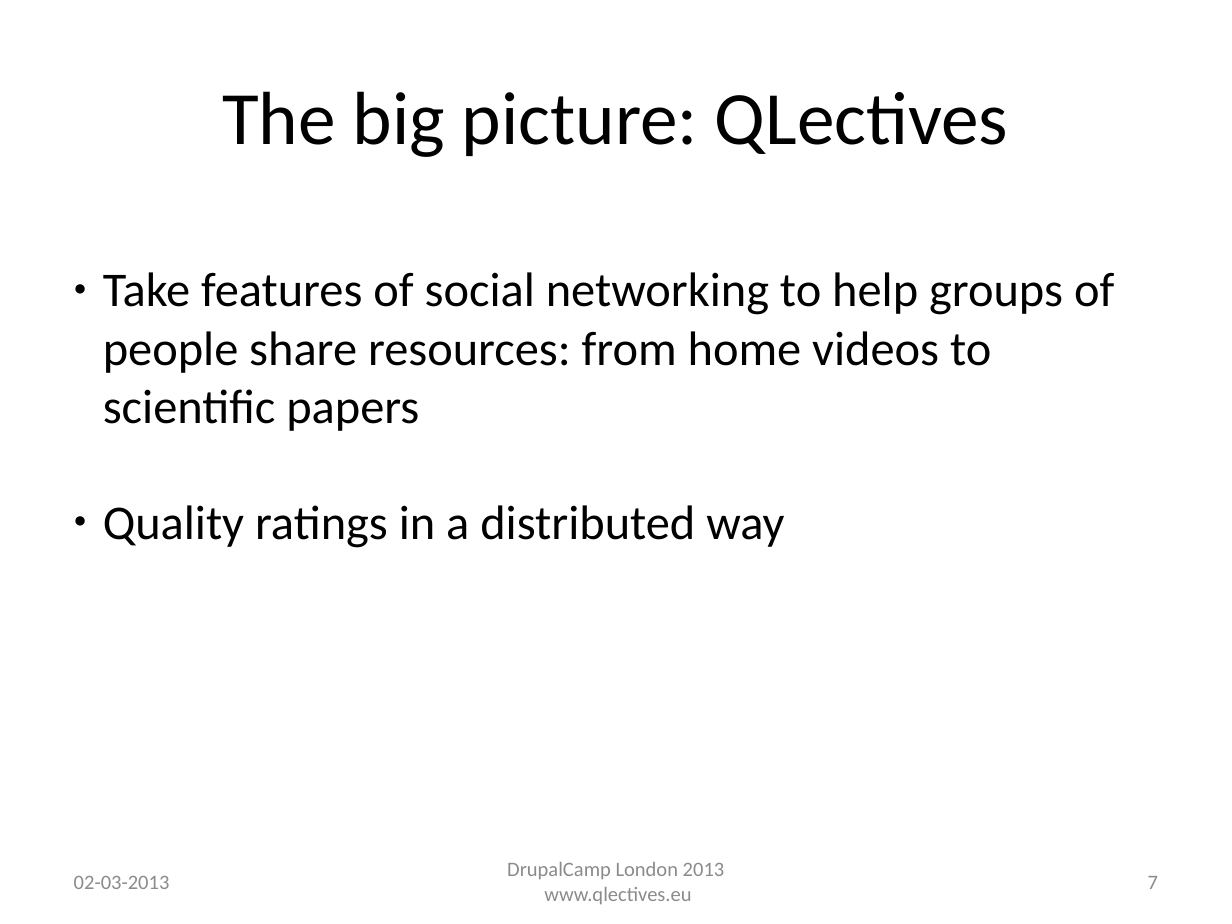
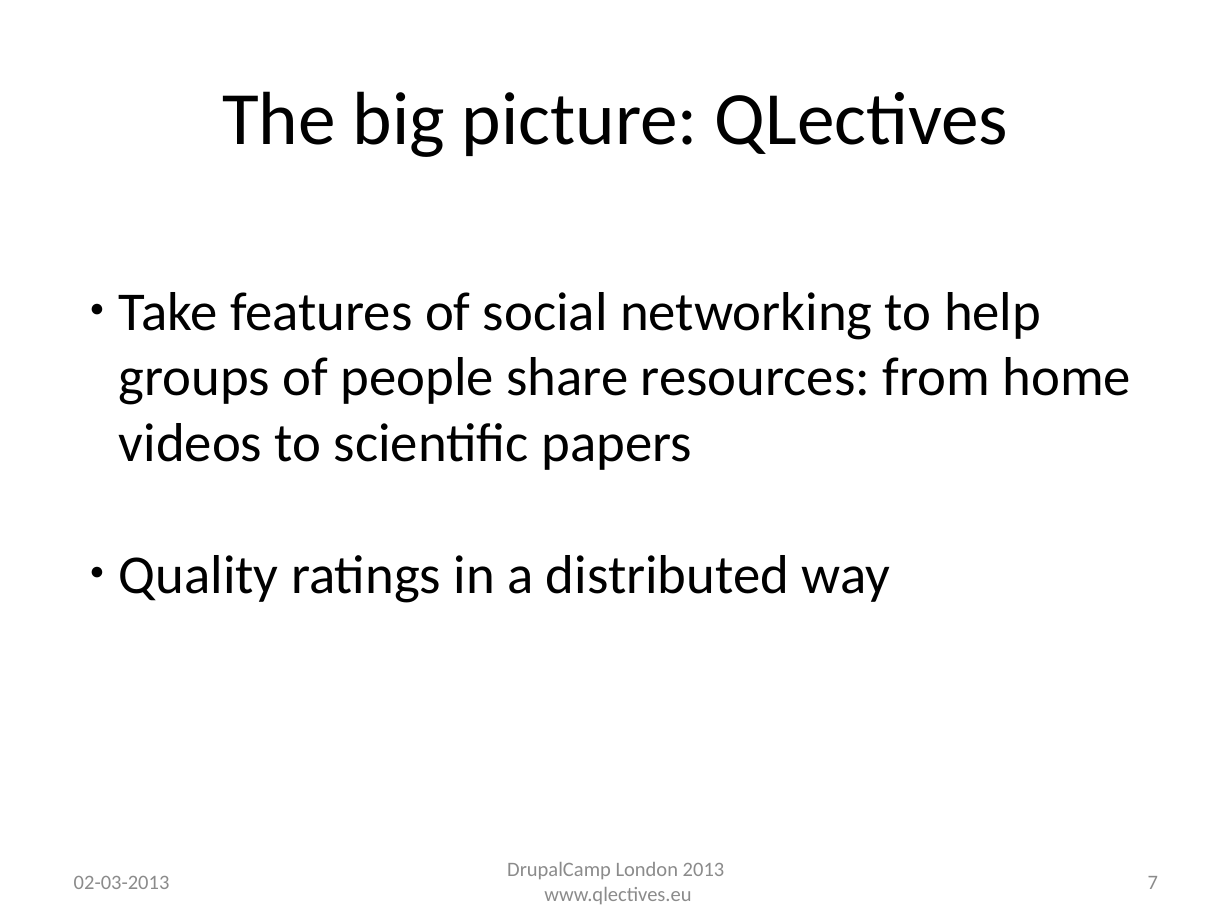
Before and after one commit to QScience/dc-slides, a slide deck: slide 7 of dclondon2013/patterns_dclondon2013.odp. Drawn at 1232x924 pixels with LibreOffice and Linux fonts; fonts in the diff are those of the drawing; background and template pictures are left out. Boxes give left, top, right and bottom in pixels: in the first picture for what was removed or moved away, otherwise in the second. Text is boxed around its words. In the diff, an @@ line names an element or a change of style, - is before the commit and + after.

```diff
--- a/dclondon2013/patterns_dclondon2013.odp
+++ b/dclondon2013/patterns_dclondon2013.odp
@@ text "Take features of social networking ...": place and size @@
-text "Take features of social networking ..." at (103,272,1114,548)
+text "Take features of social networking ..." at (119,292,1131,603)
@@ text "Take features of social networking ..." at (119,292,1131,603): size 28.3 to 32 pt @@
```
Also in this commit, not shown: 15 other slides changed, 1 slide added, 3 other files.
